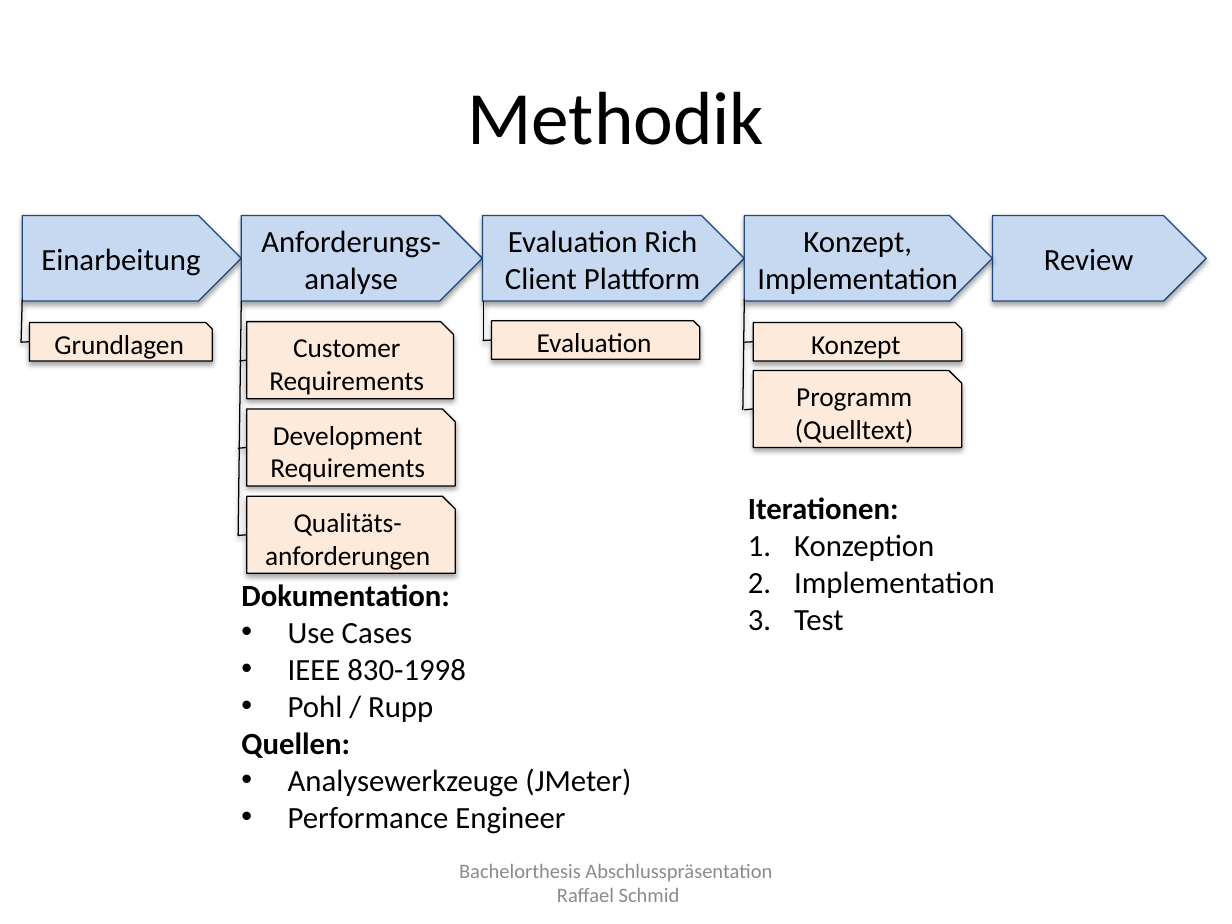
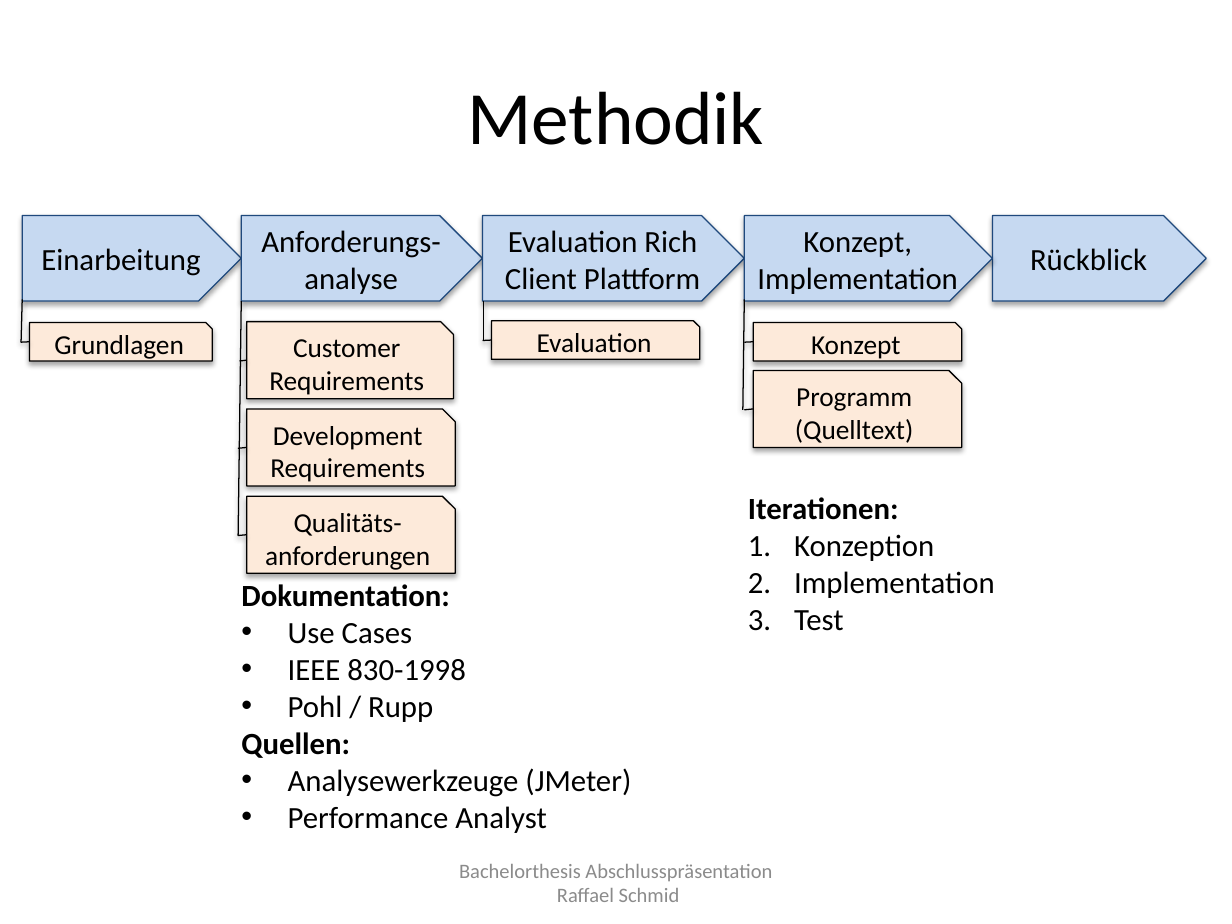
Before and after one commit to raffaelschmid/bachelorthesis, a slide deck: slide 4 of Dokumentation/Abschlusspraesentation/rschmid_bachelorthesis_abschlusspraesentation.pptx. Drawn at 1232x924 pixels with LibreOffice and Linux fonts; fonts in the diff are those of the drawing. Boxes give left, top, right and bottom in pixels: in the first picture for what was removed or moved away, otherwise in the second. Text is boxed around its words. In the diff, an @@ line names an element or a change of style, - is before the commit and + after.

```diff
--- a/Dokumentation/Abschlusspraesentation/rschmid_bachelorthesis_abschlusspraesentation.pptx
+++ b/Dokumentation/Abschlusspraesentation/rschmid_bachelorthesis_abschlusspraesentation.pptx
@@ text in pentagon arrow at bbox=[1030, 248, 1147, 271]: text changed @@
-Review
+Rückblick
@@ text at bbox=[288, 806, 546, 833]: text changed @@
-• Performance Engineer
+• Performance Analyst
```
Also in this commit, not shown: 9 other slides changed, 2 slides added, 3 slides removed, 4 other files.
